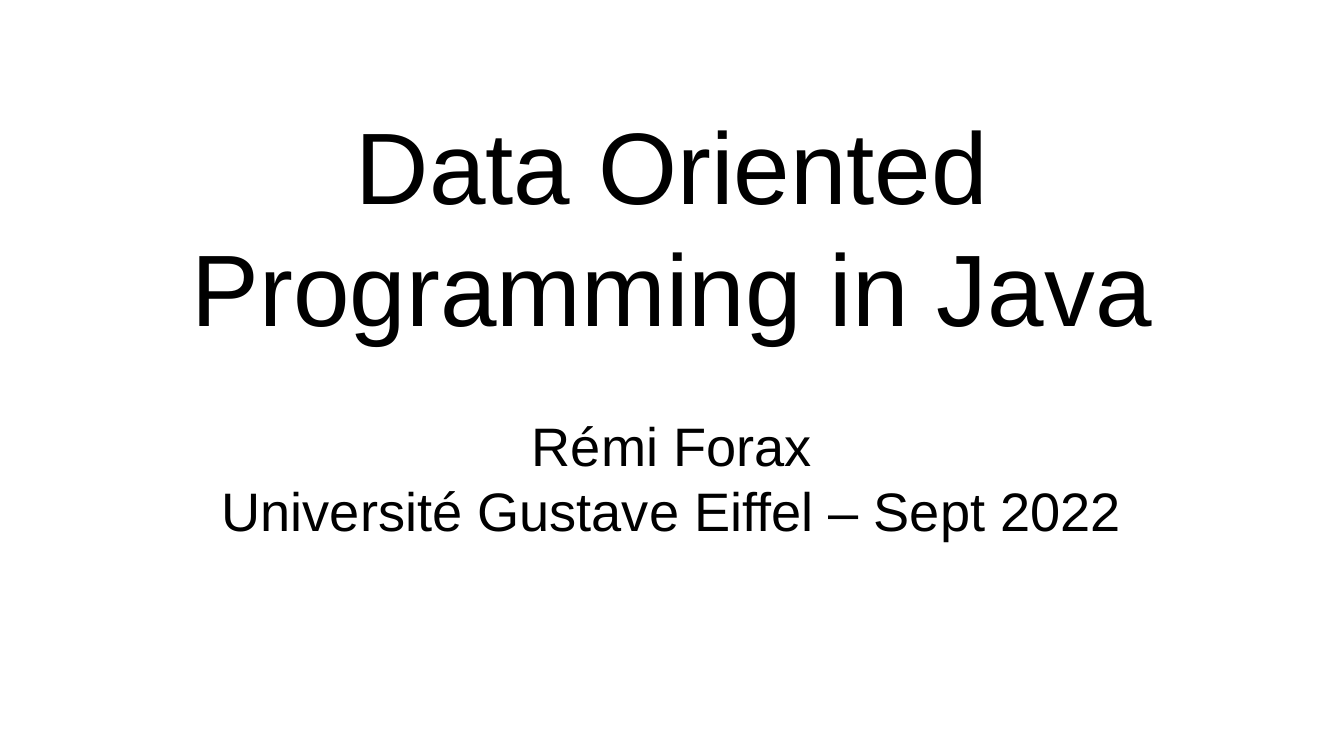
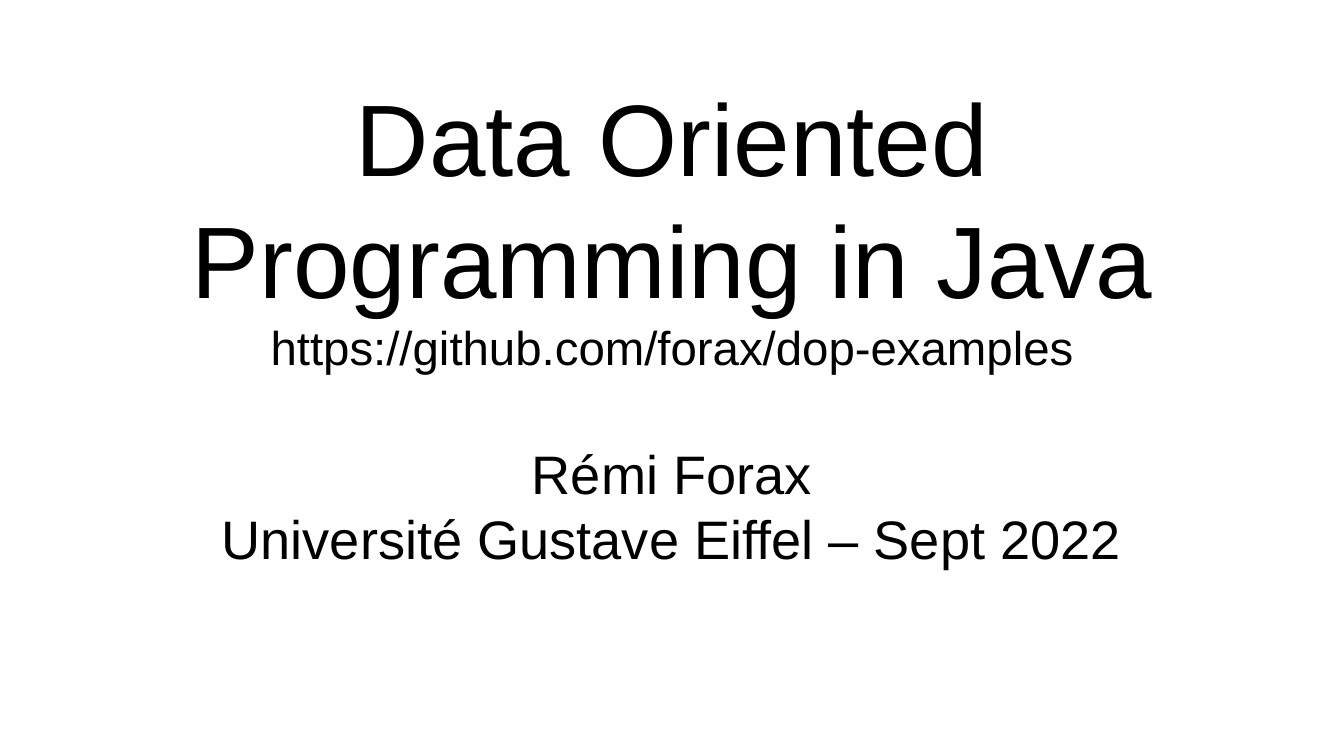
Before and after one commit to forax/dop-examples, a slide deck: slide 1 of data oriented programming.odp. Drawn at 1344x756 pixels with LibreOffice and Linux fonts; fonts in the diff are those of the drawing. Boxes give left, top, right and bottom in pixels: in the first picture for what was removed or moved away, otherwise in the second. Text is boxed around its words. In the diff, an @@ line names an element or a change of style, - is before the commit and + after.

```diff
--- a/data oriented programming.odp
+++ b/data oriented programming.odp
@@ subtitle at box(192, 102, 1152, 569): text changed @@
-Data Oriented Programming in Java
-Rémi Forax
-Université Gustave Eiffel – Sept 2022
+Data Oriented Programming in Java
+https://github.com/forax/dop-examples
+Rémi Forax
+Université Gustave Eiffel – Sept 2022
```
Also in this commit, not shown: 3 other slides changed, 1 other file.
